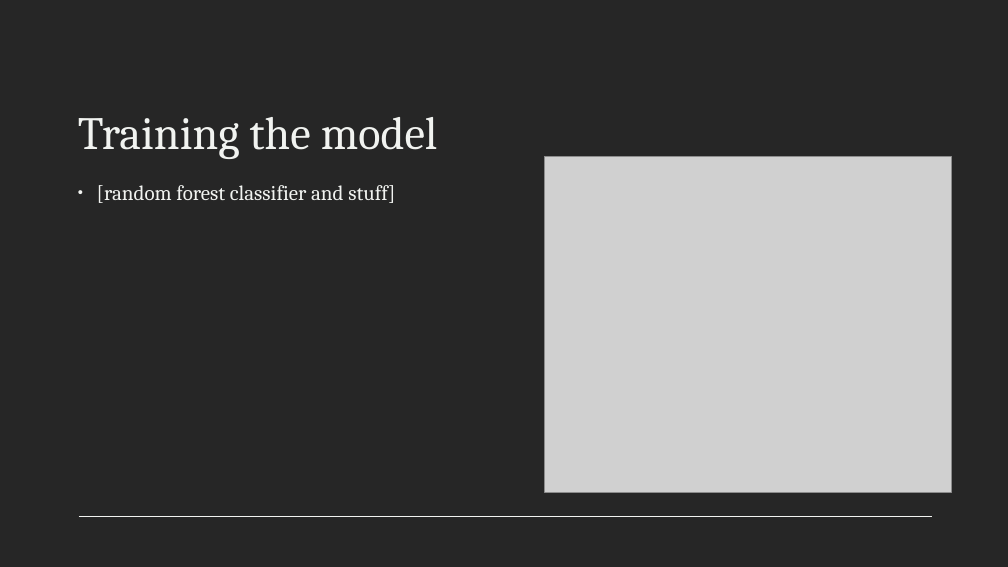
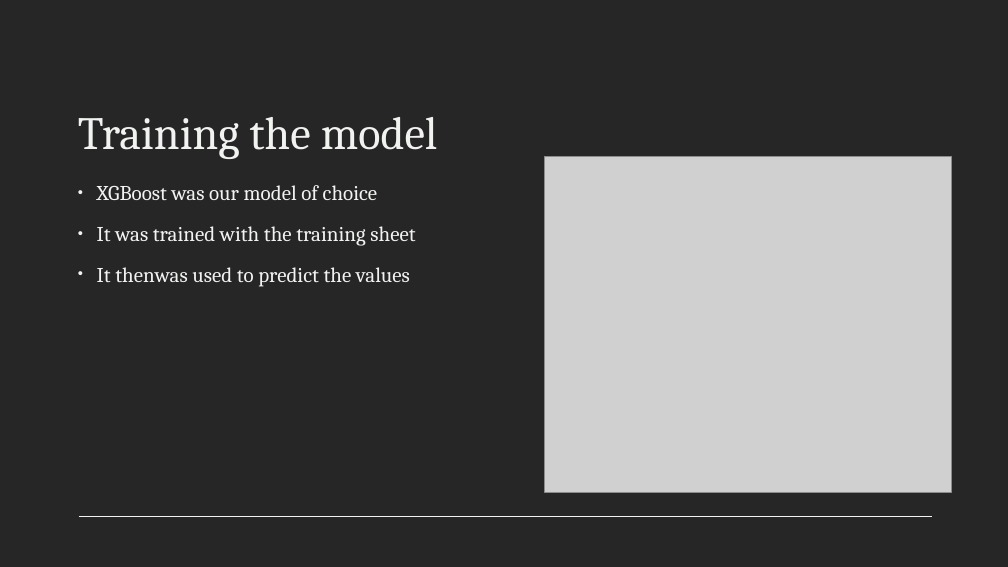
Before and after one commit to raginggoosedev/dataquest-2024, a slide deck: slide 7 of DataQuest 2024 - Team 15.pptx. Drawn at 1008x567 pixels with LibreOffice and Linux fonts; fonts in the diff are those of the drawing; grey boxes stand for pictures. Boxes give left, top, right and bottom in pixels: in the first picture for what was removed or moved away, otherwise in the second. Text is boxed around its words. In the diff, an @@ line names an element or a change of style, - is before the commit and + after.

```diff
--- a/DataQuest 2024 - Team 15.pptx
+++ b/DataQuest 2024 - Team 15.pptx
@@ text at <box>97,185,415,287</box>: text changed @@
-• [random forest classifier and stuff]
+• XGBoost was our model of choice
+• It was trained with the training sheet
+• It thenwas used to predict the values
```
Also in this commit, not shown: 2 other slides changed.
